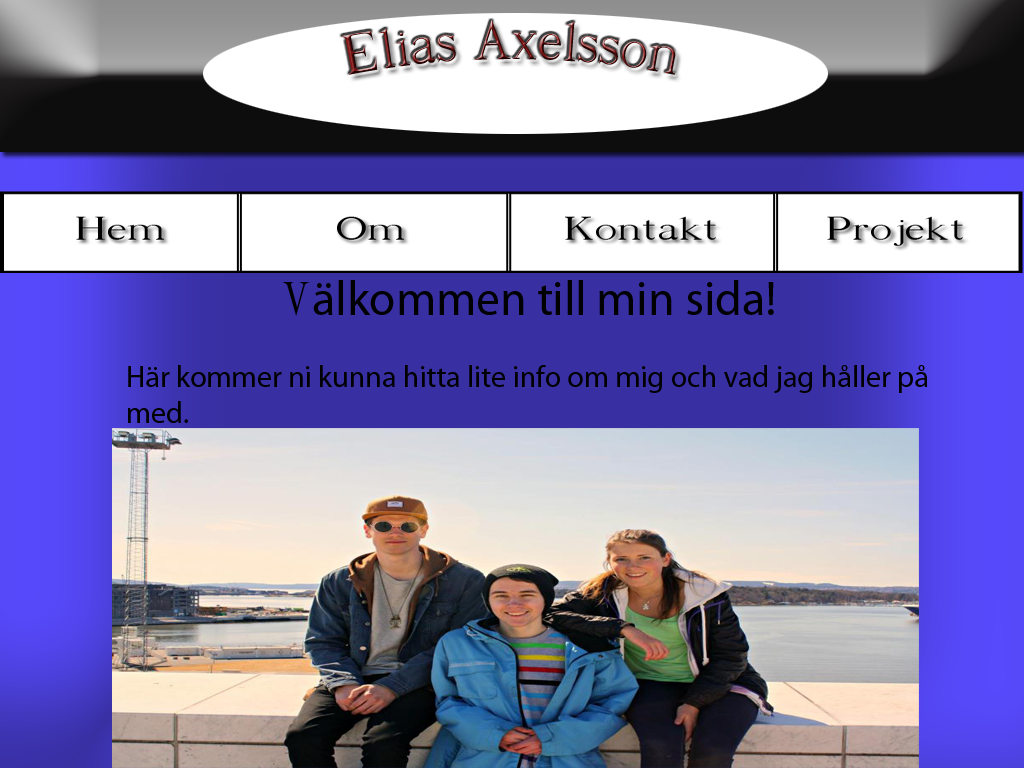
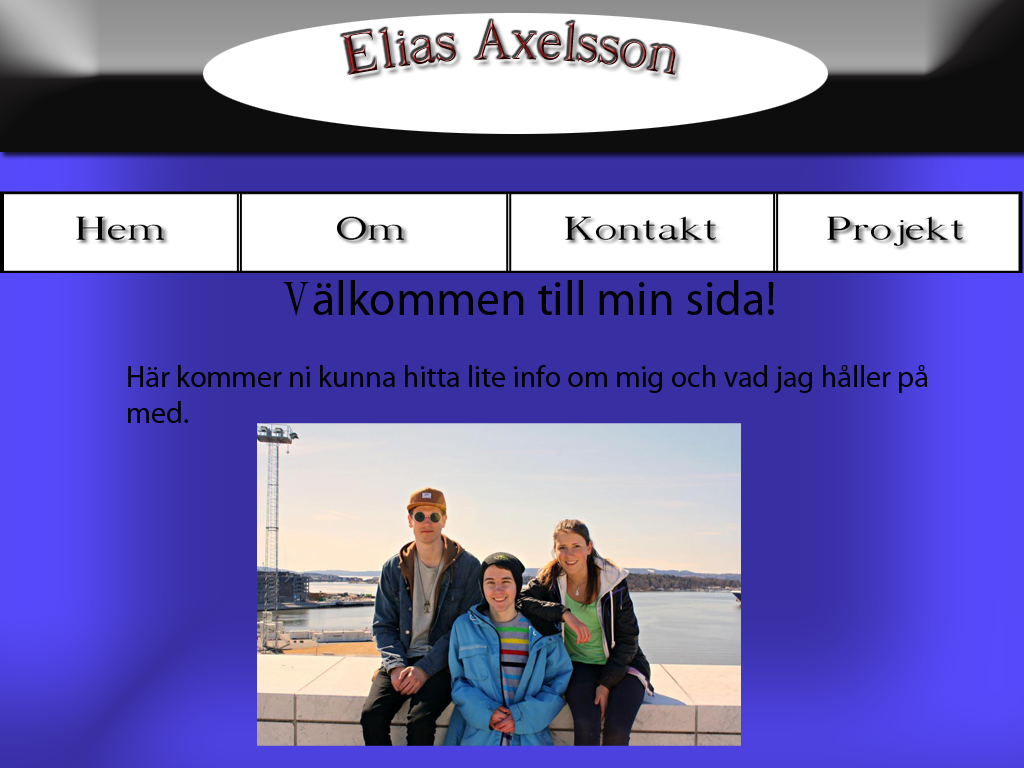
Before/after of a (1024, 768) layered artwork. What changed in the layer stack:
painted on "Bild på mig och mina syskon" over box(112, 423, 919, 768)
